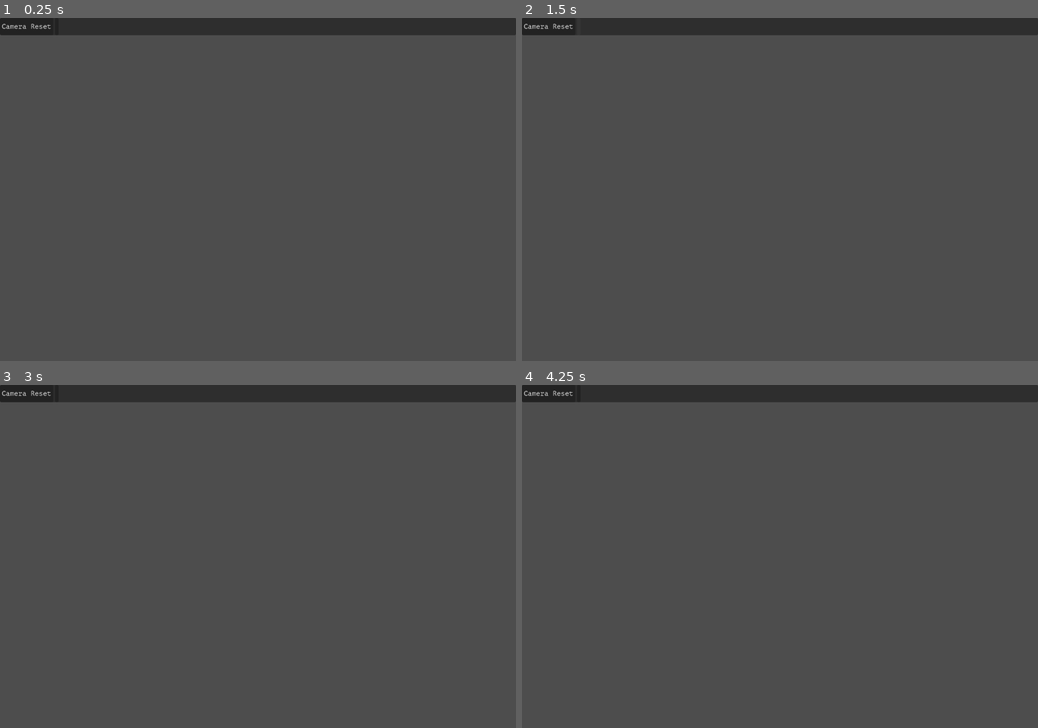
Above: before the commit, frames 1-4 (two rows, left to right).
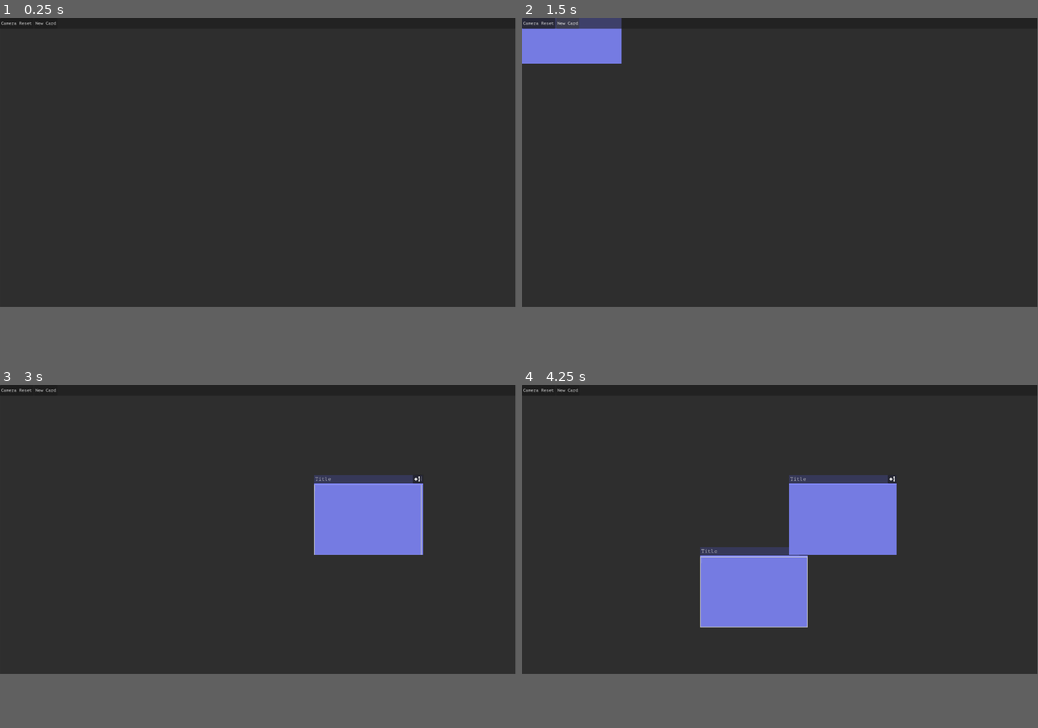
Above: after the commit, the same moments.

Repository: BudgetKvasir/timeline
Game: Godot game, scene res://main.tscn
The game is run twice, just before and just after one commit, with the same random seed, the same clock (stepped at 60 frames per second) and the same inputs.
Inputs (mouse positions are in pixels of both pictures, inside the frame that each line leads up to; where the layout moved, square brackets give the same spot in the first picture):
- Up to frame 1 (0.25 s): no input
- Up to frame 2 (1.5 s): click "Camera Reset" at 0.5 s; click (568, 24) [578, 24] at 1.25 s
- Up to frame 3 (3 s): click (46, 391) [56, 391] at 2 s; tap Enter at 2.75 s; move the mouse to (371, 539) at 2.77 s; hold Right (mv_right) from 2.78 s (still down); hold Alt (edge_scroll_enable) from 2.78 s (still down); click (371, 539) at 2.92 s
- Up to frame 4 (4.25 s): tap Ctrl (speed) at 3.05 s; release Right (mv_right) at 3.5 s; release Alt (edge_scroll_enable) at 3.5 s; drag from (676, 573) to (754, 625) at 3.52 s
In our replay, the window is 800x533 before the commit and 799x449 after it. These sizes can differ from the game's own. Grey fills any space a smaller window leaves; there, only what the larger window draws over its background counts as a difference.

The runs differ from the first frame. In frame 1, 79% of the frame differs, in the area x 0-100%, y 0-85%; in frame 2, 80%; in frame 3, 79%; in frame 4, 78%.

Commit message:
Lots of unfinished work on the camera, working towards getting zoom centered on mouse and adjusting edge scroll with zoom, camera not in fully workable state, should have commited more changes in smaller batches

Diff:
--- a/card.gd
+++ b/card.gd
@@ -6,12 +6,19 @@
 
 var hovered = false
 var held = false
+var placing = true
 var offset: Vector2
 const DRAG_SPEED = 75.0
 
 # Called every frame. 'delta' is the elapsed time since the previous frame.
 func _process(delta: float) -> void:
-	if hovered and held:
+	if placing:
+		var mouse_pos = get_global_mouse_position()
+		var place_offset = size / 2
+		position = mouse_pos - place_offset
+		pass
+
+	if hovered and held and !placing:
 		var mouse_pos = get_global_mouse_position() + offset
 		var weight = 1 - exp(-DRAG_SPEED * delta)
 		position = (position.lerp(mouse_pos, weight))
@@ -20,7 +27,7 @@
 
 func _on_mouse_entered() -> void:
 	hovered = true
-	print(self.name + " hovered!")
+	#print(self.name + " hovered!")
 	pass # Replace with function body.
 
 func _on_mouse_exited() -> void:
@@ -30,14 +37,21 @@
 
 func _on_gui_input(event: InputEvent) -> void:
 	#print("InputEvent: " + event.as_text())
-	if (event is InputEventMouseButton and event.button_index == MOUSE_BUTTON_LEFT) and event.is_pressed():
+	if placing and (event is InputEventMouseButton and event.button_index == MOUSE_BUTTON_LEFT) and event.is_pressed():
+		print("Done placing!")
+		placing = false
+		pass
+
+	if (event is InputEventMouseButton and event.button_index == MOUSE_BUTTON_LEFT) and event.is_pressed() and !placing:
 		held = true
 		offset = get_local_mouse_position().abs() * -1
-		print("Held")
+		get_parent().set_drag((held and hovered))
+		#print("Held")
 		pass
-	if (event is InputEventMouseButton and event.button_index == MOUSE_BUTTON_LEFT) and event.is_released():
+	if (event is InputEventMouseButton and event.button_index == MOUSE_BUTTON_LEFT) and event.is_released() and !placing:
 		held = false
-		print("Released")
+		get_parent().set_drag((held and hovered))
+		#print("Released")
 		pass
 
 
--- a/card.tscn
+++ b/card.tscn
@@ -6,12 +6,84 @@
 [ext_resource type="Texture2D" uid="uid://byvqqpjtuw1cr" path="res://theme/EditIcon32x32.png" id="3_q5obu"]
 [ext_resource type="Script" uid="uid://b547pjdwwuw4j" path="res://content.gd" id="5_fpac0"]
 
+[sub_resource type="StyleBoxFlat" id="StyleBoxFlat_fpac0"]
+content_margin_left = 0.0
+content_margin_top = 0.0
+content_margin_right = 0.0
+content_margin_bottom = 0.0
+bg_color = Color(0.1, 0.1, 0.1, 0.6)
+corner_detail = 5
+
+[sub_resource type="StyleBoxFlat" id="StyleBoxFlat_1i5pp"]
+content_margin_left = 4.0
+content_margin_top = 4.0
+content_margin_right = 4.0
+content_margin_bottom = 4.0
+bg_color = Color(0.1, 0.1, 0.1, 0.6)
+corner_radius_top_left = 3
+corner_radius_bottom_left = 3
+corner_detail = 5
+
+[sub_resource type="StyleBoxFlat" id="StyleBoxFlat_pjytt"]
+content_margin_left = 4.0
+content_margin_top = 4.0
+content_margin_right = 4.0
+content_margin_bottom = 4.0
+bg_color = Color(0, 0, 0, 0.6)
+corner_radius_top_left = 3
+corner_radius_bottom_left = 3
+corner_detail = 5
+
+[sub_resource type="StyleBoxFlat" id="StyleBoxFlat_b4rk6"]
+content_margin_left = 4.0
+content_margin_top = 4.0
+content_margin_right = 4.0
+content_margin_bottom = 4.0
+bg_color = Color(0.225, 0.225, 0.225, 0.6)
+corner_radius_top_left = 3
+corner_radius_bottom_left = 3
+corner_detail = 5
+
+[sub_resource type="StyleBoxFlat" id="StyleBoxFlat_6lcat"]
+content_margin_left = 4.0
+content_margin_top = 4.0
+content_margin_right = 4.0
+content_margin_bottom = 4.0
+bg_color = Color(0.1, 0.1, 0.1, 0.3)
+corner_radius_top_left = 3
+corner_radius_bottom_left = 3
+corner_detail = 5
+
+[sub_resource type="StyleBoxFlat" id="StyleBoxFlat_ut1v0"]
+content_margin_left = 4.0
+content_margin_top = 4.0
+content_margin_right = 4.0
+content_margin_bottom = 4.0
+bg_color = Color(1, 1, 1, 0.75)
+draw_center = false
+border_width_left = 2
+border_width_top = 2
+border_width_right = 2
+border_width_bottom = 2
+corner_radius_top_left = 3
+corner_radius_bottom_left = 3
+corner_detail = 5
+
 [node name="Card" type="Control" unique_id=1225725845]
 custom_minimum_size = Vector2(400, 300)
+custom_maximum_size = Vector2(400, 500)
 layout_mode = 3
-anchors_preset = 0
-offset_right = 400.0
-offset_bottom = 300.0
+anchors_preset = 8
+anchor_left = 0.5
+anchor_top = 0.5
+anchor_right = 0.5
+anchor_bottom = 0.5
+offset_left = -200.0
+offset_top = -150.0
+offset_right = 200.0
+offset_bottom = 150.0
+grow_horizontal = 2
+grow_vertical = 2
 script = ExtResource("1_kikvd")
 
 [node name="ColorRect" type="ColorRect" parent="." unique_id=1399329048]
@@ -31,6 +103,7 @@
 anchor_bottom = 1.0
 grow_horizontal = 2
 grow_vertical = 2
+theme_override_constants/separation = 4
 
 [node name="HBoxContainer" type="HBoxContainer" parent="VBoxContainer" unique_id=1059475131]
 layout_mode = 2
@@ -39,6 +112,7 @@
 layout_mode = 2
 size_flags_horizontal = 3
 mouse_filter = 1
+theme_override_styles/panel = SubResource("StyleBoxFlat_fpac0")
 
 [node name="Title" type="LineEdit" parent="VBoxContainer/HBoxContainer/PanelContainer" unique_id=1068281018]
 layout_mode = 2
@@ -61,6 +135,11 @@
 size_flags_horizontal = 8
 mouse_filter = 1
 theme_override_constants/icon_max_width = 24
+theme_override_styles/normal = SubResource("StyleBoxFlat_1i5pp")
+theme_override_styles/pressed = SubResource("StyleBoxFlat_pjytt")
+theme_override_styles/hover = SubResource("StyleBoxFlat_b4rk6")
+theme_override_styles/disabled = SubResource("StyleBoxFlat_6lcat")
+theme_override_styles/focus = SubResource("StyleBoxFlat_ut1v0")
 icon = ExtResource("3_q5obu")
 
 [node name="Content" type="TextEdit" parent="VBoxContainer" unique_id=1093769206]
@@ -69,6 +148,7 @@
 mouse_filter = 1
 mouse_default_cursor_shape = 0
 theme = ExtResource("2_rjlel")
+wrap_mode = 1
 caret_blink = true
 script = ExtResource("5_fpac0")
 
--- a/content.gd
+++ b/content.gd
@@ -7,7 +7,7 @@
 
 
 # Called every frame. 'delta' is the elapsed time since the previous frame.
-func _process(delta: float) -> void:
+func _process(_delta: float) -> void:
 	pass
 
 
--- a/main.gd
+++ b/main.gd
@@ -8,10 +8,14 @@
 
 
 # Called every frame. 'delta' is the elapsed time since the previous frame.
-func _process(delta: float) -> void:
+func _process(_delta: float) -> void:
 	pass
 
+func set_drag(drag: bool):
+	$MainCam.drag = drag
+	pass
 
-func _on_add_card_pressed() -> void:
+func _on_add_card_button_up() -> void:
 	var card = Card.instantiate()
+	add_child(card)
 	pass # Replace with function body.
--- a/main.tscn
+++ b/main.tscn
@@ -4,13 +4,44 @@
 [ext_resource type="Script" uid="uid://1cavxtu8h37v" path="res://main.gd" id="1_h2yge"]
 [ext_resource type="PackedScene" uid="uid://bs6ud3cth06h3" path="res://card.tscn" id="1_ig7tw"]
 
+[sub_resource type="StyleBoxFlat" id="StyleBoxFlat_h2yge"]
+bg_color = Color(0.69712365, 0.54298955, 0.676074, 1)
+border_width_left = 2
+border_width_top = 2
+border_width_right = 2
+border_width_bottom = 2
+border_color = Color(0, 0, 0, 1)
+
+[sub_resource type="StyleBoxFlat" id="StyleBoxFlat_o20e6"]
+border_width_left = 2
+border_width_top = 2
+border_width_right = 2
+border_width_bottom = 2
+border_color = Color(0, 0, 0, 1)
+
 [node name="Main" type="Node" unique_id=1216544601]
 script = ExtResource("1_h2yge")
 Card = ExtResource("1_ig7tw")
 
 [node name="MainCam" type="Camera2D" parent="." unique_id=1742179741]
-anchor_mode = 0
+scale = Vector2(1.44, 1.44)
+offset = Vector2(960, 540)
+editor_draw_limits = true
 script = ExtResource("1_0xm2m")
+
+[node name="ZoomTracker" type="PanelContainer" parent="MainCam" unique_id=1745749904]
+custom_minimum_size = Vector2(1920, 1080)
+anchors_preset = 8
+anchor_left = 0.5
+anchor_top = 0.5
+anchor_right = 0.5
+anchor_bottom = 0.5
+offset_left = -960.0
+offset_top = -540.0
+offset_right = 960.0
+offset_bottom = 540.0
+grow_horizontal = 2
+grow_vertical = 2
 
 [node name="MenuHUD" type="CanvasLayer" parent="." unique_id=1912710791]
 
@@ -33,6 +64,21 @@
 
 [node name="AddCard" type="Button" parent="MenuHUD/MenuMargin/MenuBar/Buttons" unique_id=1055497424]
 layout_mode = 2
+text = "New Card"
+
+[node name="PanelContainer2" type="PanelContainer" parent="." unique_id=843922760]
+visible = false
+offset_left = -960.0
+offset_top = -540.0
+offset_right = 2880.0
+offset_bottom = 1620.0
+theme_override_styles/panel = SubResource("StyleBoxFlat_h2yge")
+
+[node name="PanelContainer" type="PanelContainer" parent="." unique_id=1525212676]
+visible = false
+offset_right = 1920.0
+offset_bottom = 1080.0
+theme_override_styles/panel = SubResource("StyleBoxFlat_o20e6")
 
 [connection signal="pressed" from="MenuHUD/MenuMargin/MenuBar/Buttons/CamPosReset" to="MainCam" method="_on_cam_pos_reset_pressed"]
-[connection signal="pressed" from="MenuHUD/MenuMargin/MenuBar/Buttons/AddCard" to="." method="_on_add_card_pressed"]
+[connection signal="button_up" from="MenuHUD/MenuMargin/MenuBar/Buttons/AddCard" to="." method="_on_add_card_button_up"]
--- a/main_cam.gd
+++ b/main_cam.gd
@@ -4,10 +4,15 @@
 var edge_speed = 10
 var edge_range = 50
 var speed_mod = 1
+var zoom_speed = Vector2(0.01,0.01)
 var top_margin
 var bottom_margin
 var left_margin
 var right_margin
+var margin_zoom_step = 15
+var drag = false
+var start_pos
+
 
 # Get viewport size, track mouse pos and if it's within a certain distance of the edge of the view port
 # move the camera in that direction
@@ -15,24 +20,46 @@
 
 # Called when the node enters the scene tree for the first time.
 func _ready() -> void:
+	$ZoomTracker.size = view_size
+	$ZoomTracker.position = offset
 	top_margin = edge_range
 	bottom_margin = view_size.y - edge_range
 	left_margin = edge_range
 	right_margin = view_size.x - edge_range
+	start_pos = position
+
 	pass # Replace with function body.
 
 
 # Called every frame. 'delta' is the elapsed time since the previous frame.
-func _process(delta: float) -> void:
+func _process(_delta: float) -> void:
 	 # bottom_margin=785 mouse.y=790 want speed_mod=.3333333333333 (etc.)
 		# (mouse.y-bottom_margin) / edge_range
 	# top_margin=15 mouse.y=10 want speed_mod=.33333
 		# (top_margin - mouse.y) / edge_range
+	if Input.is_action_just_released("wheel_scroll_up"): # Zoom in
+		#print(zoom)
+		if zoom < Vector2(4,4):
+			zoom += zoom_speed
+		#print("Scroll up")
+		pass
+	if Input.is_action_just_released("wheel_scroll_down"): # Zoom out
+		#print(zoom)
+		if zoom > Vector2(0.010001,0.010001):
+			zoom -= zoom_speed
+		#print("scroll down")
+		pass
+	$ZoomTracker.size = view_size / zoom
+	$ZoomTracker.position = position / offset # Need position offset
+
 	var mouse_pos = get_local_mouse_position()
-	if Input.is_action_pressed("edge_scroll_enable"): # Make a signal from Card to enable edge
-		# scrolling if a card is held
+
+	# Checks for enable key held or if a card is being dragged towards the edge of the screen
+	if Input.is_action_pressed("edge_scroll_enable") or drag:
 	# # # # # # Vertical edge detection # # # # # # #
+
 		if mouse_pos.y < top_margin:
+
 			speed_mod = (top_margin - mouse_pos.y) / edge_range
 			position.y -= edge_speed * speed_mod
 		if mouse_pos.y > bottom_margin:
@@ -40,11 +67,15 @@
 			position.y += edge_speed * speed_mod
 	 # # # # # Horizontal edge detection # # # # # #
 		if mouse_pos.x < left_margin:
+
 			speed_mod = (left_margin - mouse_pos.x) / edge_range
 			position.x -= edge_speed * speed_mod
 		if mouse_pos.x > right_margin:
 			speed_mod = (mouse_pos.x - right_margin) / edge_range
 			position.x += edge_speed * speed_mod
+		#print(margins)
+		#print(position)
+
 	# Camera controls with arrow keys w/ modifier
 	if Input.is_action_pressed("speed"):
 		speed_mod = 2
@@ -62,5 +93,6 @@
 
 
 func _on_cam_pos_reset_pressed() -> void:
-	position = Vector2(0,0)
+	position = start_pos
+	zoom = Vector2(1.0,1.0)
 	pass # Replace with function body.
--- a/project.godot
+++ b/project.godot
@@ -18,12 +18,12 @@
 
 [display]
 
-window/size/viewport_width=1200
-window/size/viewport_height=800
+window/size/viewport_width=1920
+window/size/viewport_height=1080
 
 [editor_plugins]
 
-enabled=PackedStringArray("res://addons/ui_outlines/plugin.cfg")
+enabled=PackedStringArray()
 
 [gui]
 
@@ -61,6 +61,16 @@
 "events": [Object(InputEventKey,"resource_local_to_scene":false,"resource_name":"","device":-1,"window_id":0,"alt_press …(195 unchanged characters)…
 ]
 }
+wheel_scroll_up={
+"deadzone": 0.2,
+"events": [Object(InputEventMouseButton,"resource_local_to_scene":false,"resource_name":"","device":-1,"window_id":0,"alt_pressed":false,"shift_pressed":false,"ctrl_pressed":false,"meta_pressed":false,"button_mask":0,"position":Vector2(0, 0),"global_position":Vector2(0, 0),"factor":1.0,"button_index":4,"canceled":false,"pressed":false,"double_click":false,"script":null)
+]
+}
+wheel_scroll_down={
+"deadzone": 0.2,
+"events": [Object(InputEventMouseButton,"resource_local_to_scene":false,"resource_name":"","device":-1,"window_id":0,"alt_pressed":false,"shift_pressed":false,"ctrl_pressed":false,"meta_pressed":false,"button_mask":0,"position":Vector2(0, 0),"global_position":Vector2(0, 0),"factor":1.0,"button_index":5,"canceled":false,"pressed":false,"double_click":false,"script":null)
+]
+}
 
 [physics]
 
